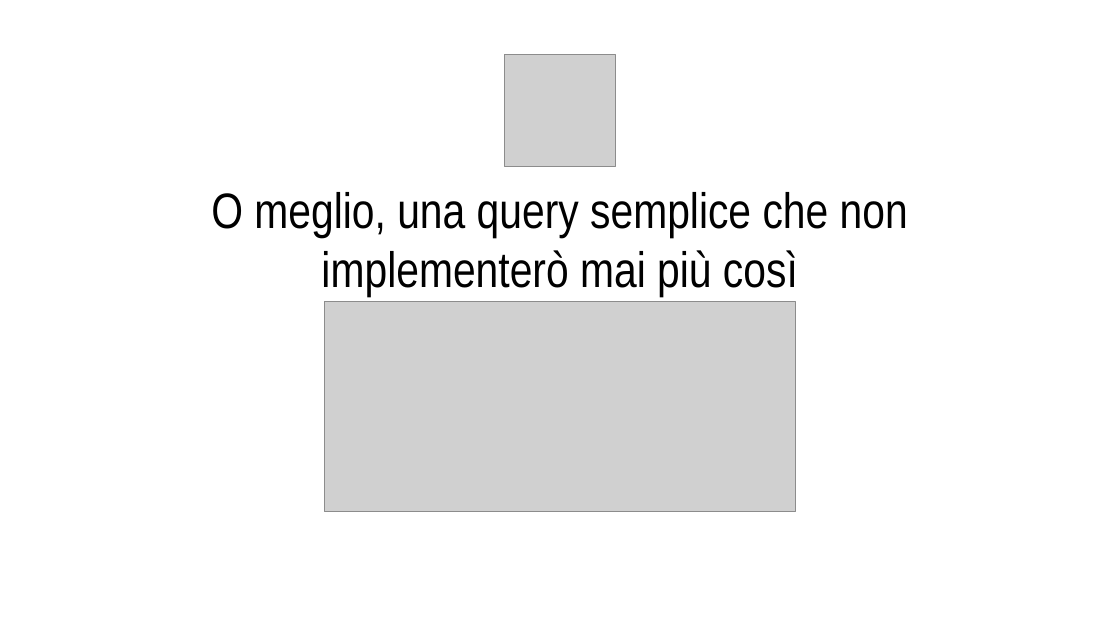
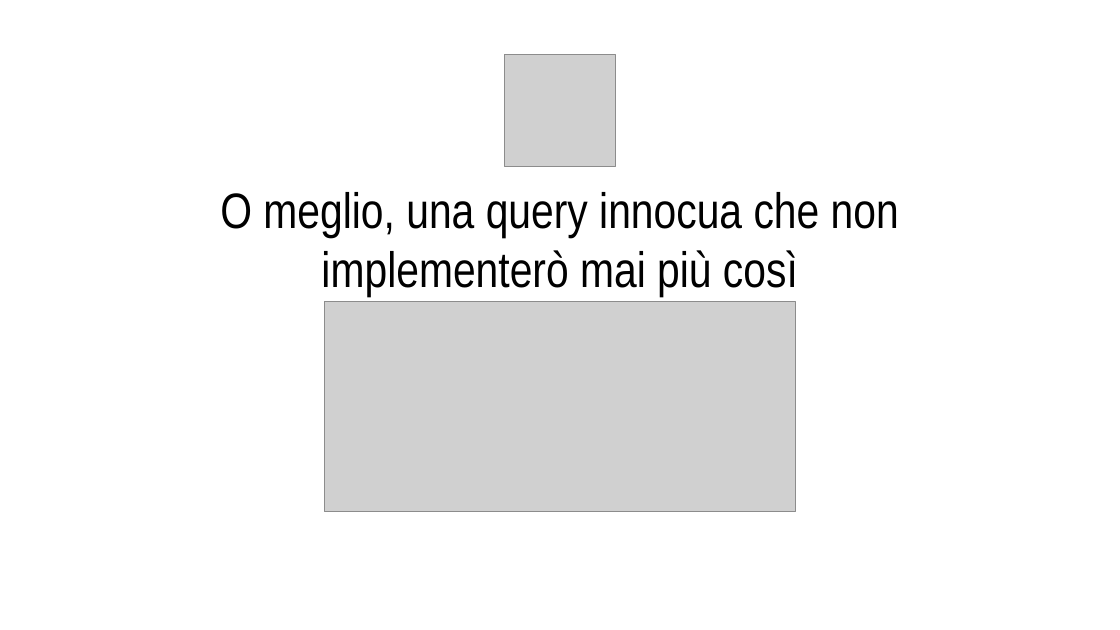
Before and after one commit to CodicePlastico/BibeCatalogue, a slide deck: slide 3 of 2025-10-21.PirlOverflow - SQL Injection crash(ed) course.pptx. Drawn at 1120x630 pixels with LibreOffice and Linux fonts; fonts in the diff are those of the drawing; grey boxes stand for pictures; background and template pictures are left out. Boxes give left, top, right and bottom in pixels: in the first picture for what was removed or moved away, otherwise in the second. Text is boxed around its words. In the diff, an @@ line names an element or a change of style, - is before the commit and + after.

```diff
--- a/2025-10-21.PirlOverflow - SQL Injection crash(ed) course.pptx
+++ b/2025-10-21.PirlOverflow - SQL Injection crash(ed) course.pptx
@@ title at [220,192,899,297]: text changed @@
-O meglio, una query semplice che non implementerò mai più così
+O meglio, una query innocua che non implementerò mai più così
```
Also in this commit, not shown: 6 other slides changed, 4 slides added, 8 other files.
